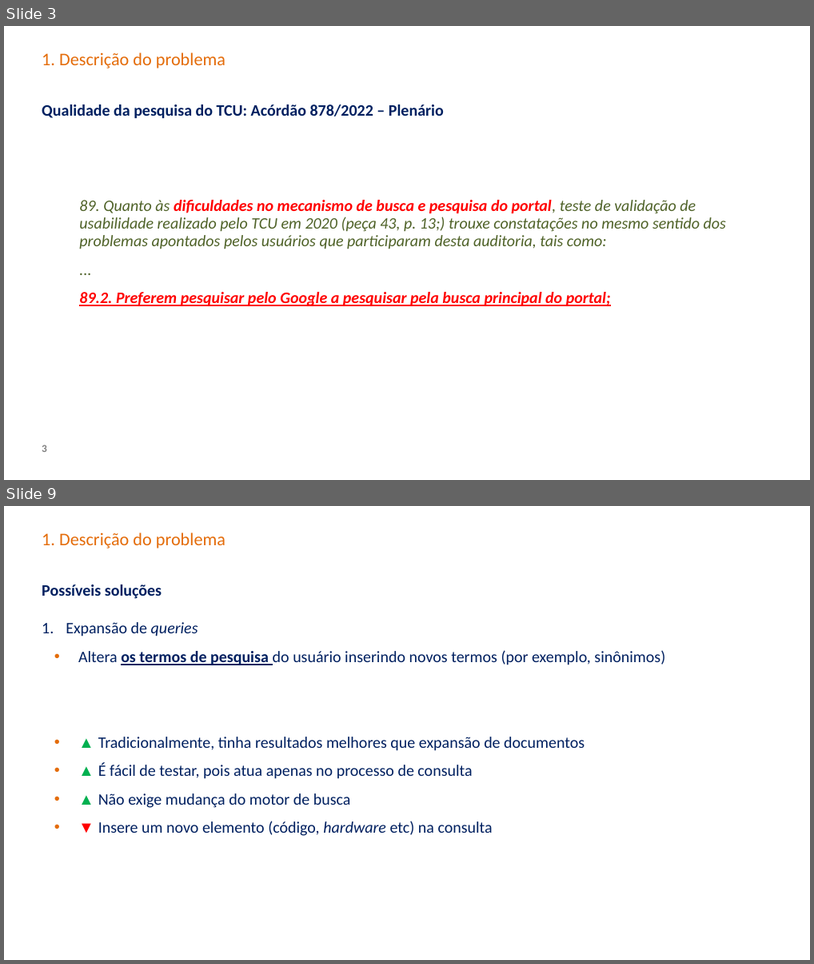
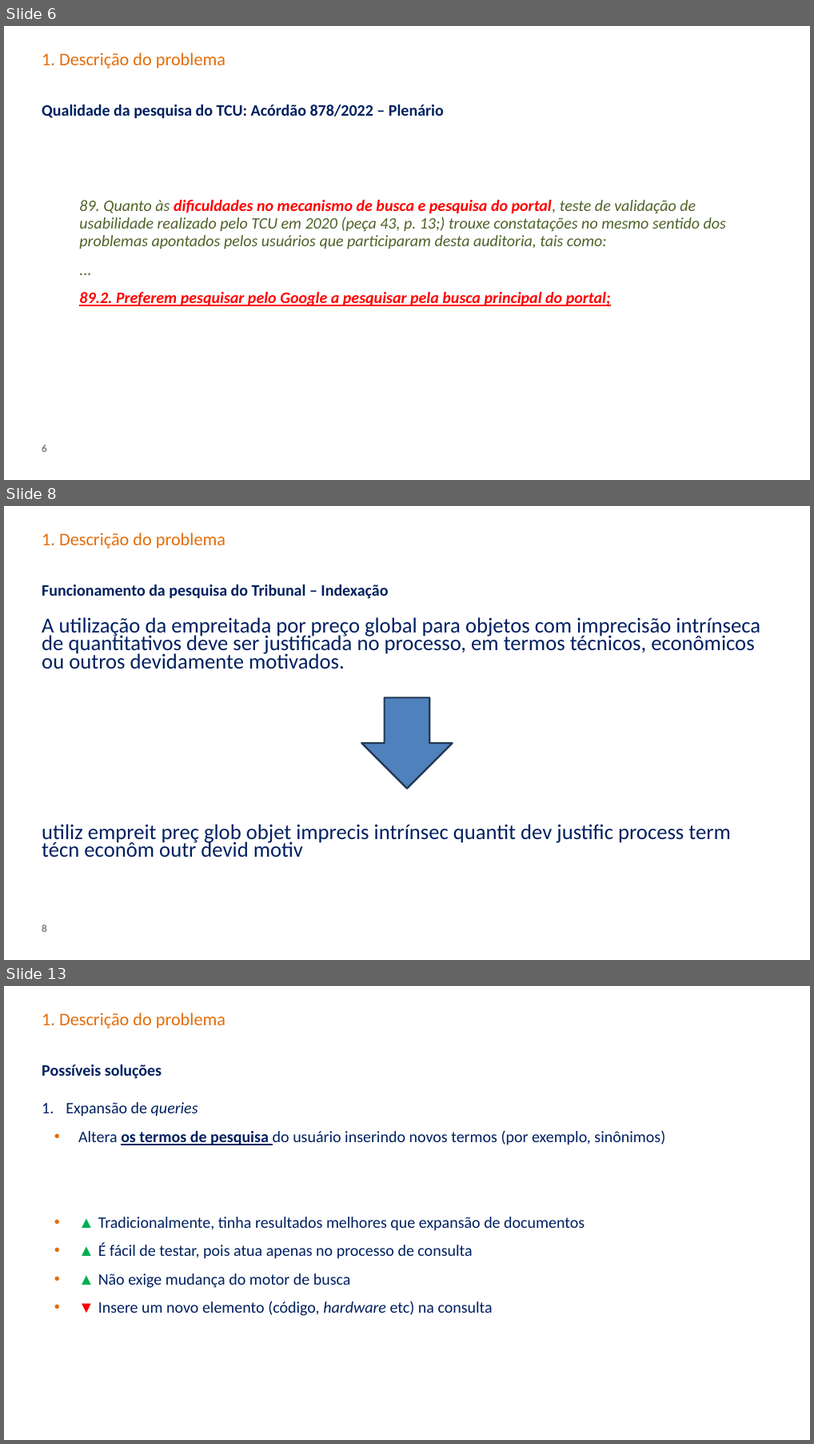
Before and after one commit to carisio/juris_tcu_expansao_doc, a slide deck: projeto_final/Apresentação.pptx. Shown one above the other, each under a label of ours: slides 3 and 9 before the commit, slides 6, 8 and 13 after it; the slides between them are not shown. The pictures are 814x964 and 814x1444 pixels, drawn with LibreOffice and Linux fonts; fonts in the diff are those of the drawing; background and template pictures are left out. Boxes give left, top, right and bottom in pixels: in the first picture for what was removed or moved away, otherwise in the second. Text is boxed around its words. In the diff, an @@ line names an element or a change of style, - is before the commit and + after.

```diff
--- a/projeto_final/Apresentação.pptx
+++ b/projeto_final/Apresentação.pptx
@@ slide 8 added at (x1=4, y1=506, x2=810, y2=960), background picture (left out) @@
@@ title added at (x1=42, y1=532, x2=226, y2=548), 20 pt, text #E46C0A @@
+1. Descrição do problema
@@ subtitle added at (x1=42, y1=584, x2=388, y2=599), 18 pt, text #002060, bold @@
+Funcionamento da pesquisa do Tribunal – Indexação
@@ text added at (x1=42, y1=617, x2=761, y2=857), 24 pt, text #002060 @@
+A utilização da empreitada por preço global para objetos com imprecisão intrínseca de quantitativos deve ser justificada no processo, em termos técnicos, econômicos ou outros devidamente motivados.
+utiliz empreit preç glob objet imprecis intrínsec quantit dev justific process term técn econôm outr devid motiv
@@ down arrow added at (x1=362, y1=697, x2=453, y2=788), fill #4F81BD, outline #233953 2 pt @@
@@ page number added at (x1=42, y1=924, x2=47, y2=932), 12 pt, text #808080, bold @@
+8
@@ what was slide 3 is now slide 6 @@
@@ page number at (x1=42, y1=444, x2=47, y2=452): text changed @@
-3
+6
@@ what was slide 9 is now slide 13 @@
```
Also in this commit, not shown: 7 slides changed, 3 other slides added, 1 other file.
